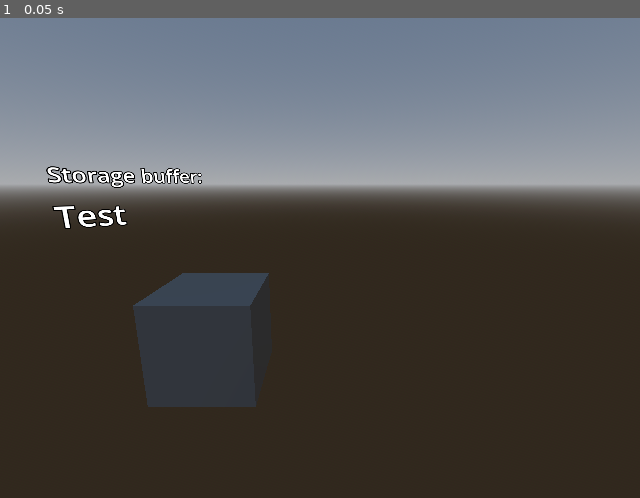
Above: before the commit, frame 1.
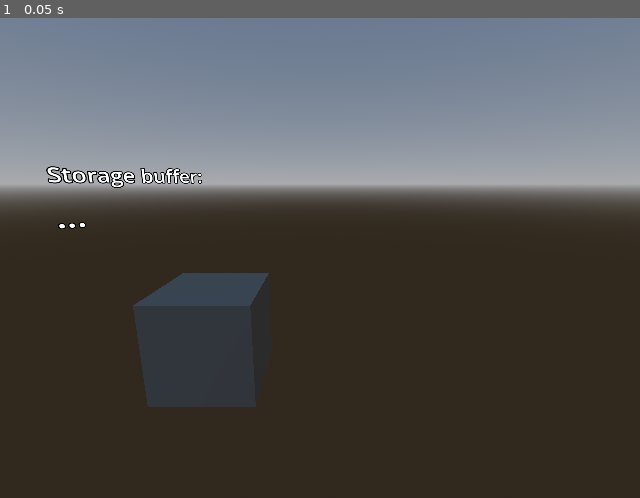
Above: after the commit, the same moment.

Repository: 1hue/Blanket
Game: Godot game, scene res://main.tscn
The game is run twice, just before and just after one commit, with the same random seed, the same clock (stepped at 60 frames per second) and the same inputs.
Inputs:
- Up to frame 1 (0.05 s): no input

The runs differ from the first frame. In frame 1, 0.3% of the frame differs, in the area x 8-20%, y 38-44%.
Error before the commit: Cannot call method 'shader_create_from_spirv' on a null value. (res://scripts/compute_worker.gd:87)
Error after the commit: Parse Error: Cannot find member "ARRAY_FLAG_USE_STORAGE_BUFFER" in base "Mesh". (res://main.gd:18)

Commit message:
Pass in verts to compute as storage buffer

Diff:
--- a/main.gd
+++ b/main.gd
@@ -3,11 +3,22 @@
 var worker: ComputeWorker
 
 @onready var debug: Label3D = $Label3D
+# Make sure this uses an ArrayMesh - primitives like BoxMesh cannot have the STORAGE_BUFFER flag
+@onready var mesh_instance_3d: MeshInstance3D = $MeshInstance3D
 
 
 func _ready() -> void:
+	convert_to_storage_buffer_mesh(mesh_instance_3d)
+
 	worker = ComputeWorker.new()
 	worker.output.connect(_on_output)
+
+	var array_mesh: ArrayMesh = mesh_instance_3d.mesh
+	var format := array_mesh.surface_get_format(0)
+	var uses_storage_buffer := (format & Mesh.ARRAY_FLAG_USE_STORAGE_BUFFER) != 0
+	assert(uses_storage_buffer, "Mesh must have the STORAGE_BUFFER flag")
+
+	worker.set_mesh(mesh_instance_3d.mesh.get_rid())
 	worker.compute(10)
 
 
@@ -27,3 +38,23 @@
 		if digit != -1:
 			worker.compute(digit)
 			get_viewport().set_input_as_handled()
+
+
+func convert_to_storage_buffer_mesh(mesh_instance: MeshInstance3D) -> void:
+	var source_mesh := mesh_instance.mesh as ArrayMesh
+	var new_mesh := ArrayMesh.new()
+
+	for i in source_mesh.get_surface_count():
+		var arrays := source_mesh.surface_get_arrays(i)
+		new_mesh.add_surface_from_arrays(
+			source_mesh.surface_get_primitive_type(i),
+			arrays,
+			[],
+			{},
+			Mesh.ARRAY_FLAG_USE_STORAGE_BUFFER
+		)
+		var material := source_mesh.surface_get_material(i)
+		if material != null:
+			new_mesh.surface_set_material(i, material)
+
+	mesh_instance.mesh = new_mesh
--- a/main.tscn
+++ b/main.tscn
@@ -1,6 +1,7 @@
 [gd_scene format=3 uid="uid://g813oa3u8glg"]
 
 [ext_resource type="Script" uid="uid://x3cr4jp6yjen" path="res://main.gd" id="1_ig7tw"]
+[ext_resource type="ArrayMesh" uid="uid://dbhf8wkaa3bgj" path="res://cube.obj" id="2_0xm2m"]
 
 [sub_resource type="ProceduralSkyMaterial" id="ProceduralSkyMaterial_7dm0k"]
 sky_horizon_color = Color(0.66224277, 0.6717428, 0.6867428, 1)
@@ -14,8 +15,6 @@
 sky = SubResource("Sky_ig7tw")
 glow_enabled = true
 
-[sub_resource type="BoxMesh" id="BoxMesh_7dm0k"]
-
 [node name="Main" type="Node3D" unique_id=1983684945]
 script = ExtResource("1_ig7tw")
 
@@ -23,7 +22,7 @@
 environment = SubResource("Environment_0xm2m")
 
 [node name="MeshInstance3D" type="MeshInstance3D" parent="." unique_id=1826720821]
-mesh = SubResource("BoxMesh_7dm0k")
+mesh = ExtResource("2_0xm2m")
 
 [node name="Camera3D" type="Camera3D" parent="." unique_id=807859617]
 transform = Transform3D(1, 0, 0, 0, 0.9731347, 0.23023658, 0, -0.23023658, 0.9731347, 1.0940399, 1.5094483, 3)
@@ -37,6 +36,6 @@
 
 [node name="Label3D" type="Label3D" parent="." unique_id=1686110316]
 transform = Transform3D(0.8364454, 0, 0.54805046, 0, 1, 0, -0.54805046, 0, 0.8364454, -3.1290605, 1, -2)
-text = "Test"
+text = "..."
 font_size = 96
 horizontal_alignment = 0
--- a/scripts/compute_worker.gd
+++ b/scripts/compute_worker.gd
@@ -24,9 +24,12 @@
 var storage_out: PackedFloat32Array
 var benchmark: float
 
+var mesh_uniform: RDUniform
+var mesh_uniform_set: RID
+
 
 func _init() -> void:
-	rd = RenderingServer.create_local_rendering_device()
+	rd = RenderingServer.get_rendering_device()
 	if not rd:
 		push_error("Couldn't create local RenderingDevice on GPU: %s" % RenderingServer.get_video_adapter_name())
 
@@ -39,15 +42,10 @@
 
 		if not rd:
 			return
-
 		if storage_buffer.is_valid():
 			rd.free_rid(storage_buffer)
-
 		if shader.is_valid():
 			rd.free_rid(shader)
-
-		# Free if local RD only
-		rd.free()
 
 
 func _compile() -> void:
@@ -72,11 +70,10 @@
 	storage_init.resize(SSBO_SIZE * 4)
 	storage_buffer = rd.storage_buffer_create(storage_init.size(), storage_init)
 
-	var uniform: RDUniform = create_uniform([storage_buffer], RenderingDevice.UNIFORM_TYPE_STORAGE_BUFFER)
+	var uniform := create_uniform([storage_buffer], RenderingDevice.UNIFORM_TYPE_STORAGE_BUFFER)
 	uniform_set = rd.uniform_set_create([uniform], shader, 0)
 
 
-## Import, compile and load shader
 func compile_shader(p_rd: RenderingDevice, p_shader_path: String) -> RID:
 	var shader_file: RDShaderFile = load(p_shader_path)
 	var shader_spirv: RDShaderSPIRV = shader_file.get_spirv()
@@ -112,6 +109,16 @@
 	return uniform
 
 
+func set_mesh(mesh: RID) -> void:
+	if mesh_uniform_set:
+		rd.free_rid(mesh_uniform_set)
+
+	var mesh_buffer := RenderingServer.mesh_surface_get_vertex_buffer_rd_rid(mesh, 0)
+
+	mesh_uniform = create_uniform([mesh_buffer], RenderingDevice.UNIFORM_TYPE_STORAGE_BUFFER)
+	mesh_uniform_set = rd.uniform_set_create([mesh_uniform], shader, 1)
+
+
 func compute(digit: int) -> void:
 	var push_constant := PackedFloat32Array([digit, 0,0,0])
 	#assert(push_constant.size() == INPUT_COUNT,
@@ -122,6 +129,7 @@
 	rd.compute_list_bind_compute_pipeline(compute_list, pipeline)
 	rd.compute_list_set_push_constant(compute_list, push_constant.to_byte_array(), push_constant.size() * 4)
 	rd.compute_list_bind_uniform_set(compute_list, uniform_set, 0)
+	rd.compute_list_bind_uniform_set(compute_list, uniform_set, 1)
 	rd.compute_list_dispatch(compute_list, 1, 1, 1)
 	rd.compute_list_end()
 	rd.capture_timestamp("bench_end")
Not shown, added: cube.mtl
Not shown, added: cube.obj
Not shown, added: cube.obj.import
Not shown, changed: shaders/compute.glsl
